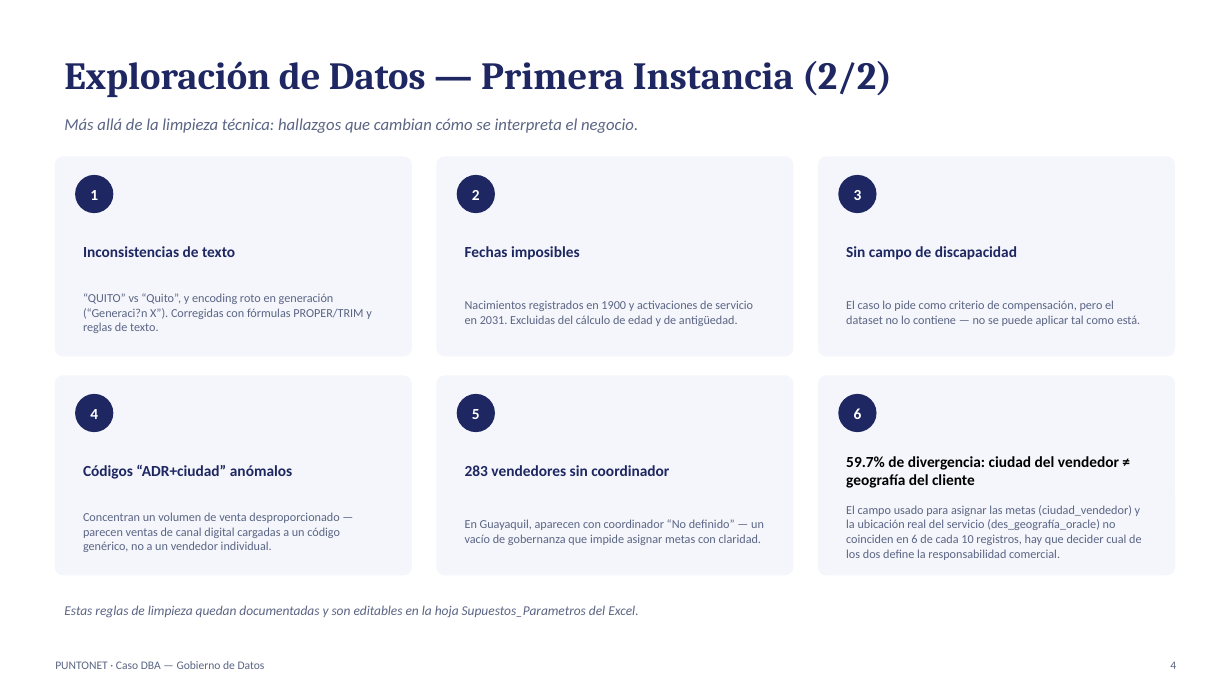
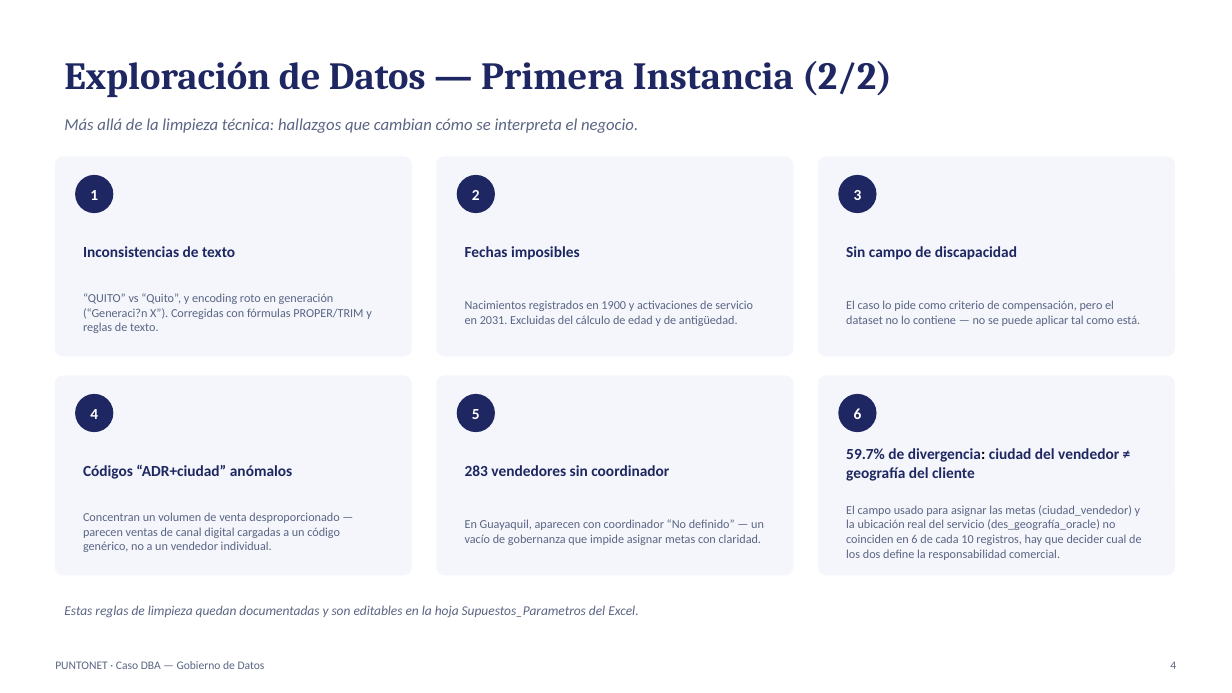
Before and after one commit to sandravillamarin89-hash/dashboard-dba-puntonet, a slide deck: slide 4 of Defensa_Caso_DBA_PuntoNet.pptx. Drawn at 1232x693 pixels with LibreOffice and Linux fonts; fonts in the diff are those of the drawing. Boxes give left, top, right and bottom in pixels: in the first picture for what was removed or moved away, otherwise in the second. Text is boxed around its words. In the diff, an @@ line names an element or a change of style, - is before the commit and + after.

```diff
--- a/Defensa_Caso_DBA_PuntoNet.pptx
+++ b/Defensa_Caso_DBA_PuntoNet.pptx
@@ text "59.7% de divergencia: ciudad del ...": place and size @@
-text "59.7% de divergencia: ciudad del ..." at (846,456,1119,488)
+text "59.7% de divergencia: ciudad del ..." at (846,448,1119,481)
@@ text "59.7% de divergencia: ciudad del ..." at (846,448,1119,481): text colour #000000 to #1E2761 @@
```
Also in this commit, not shown: 8 other slides changed.
